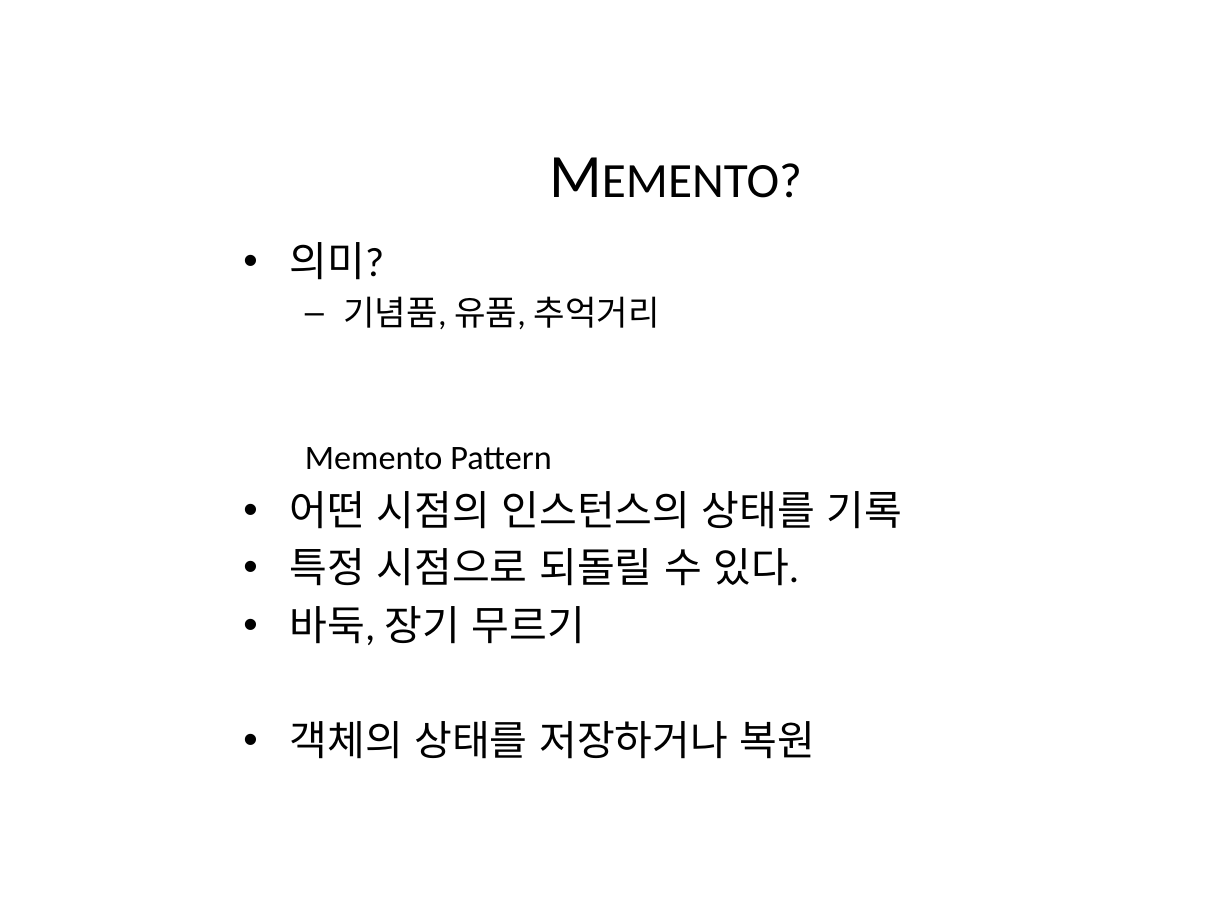
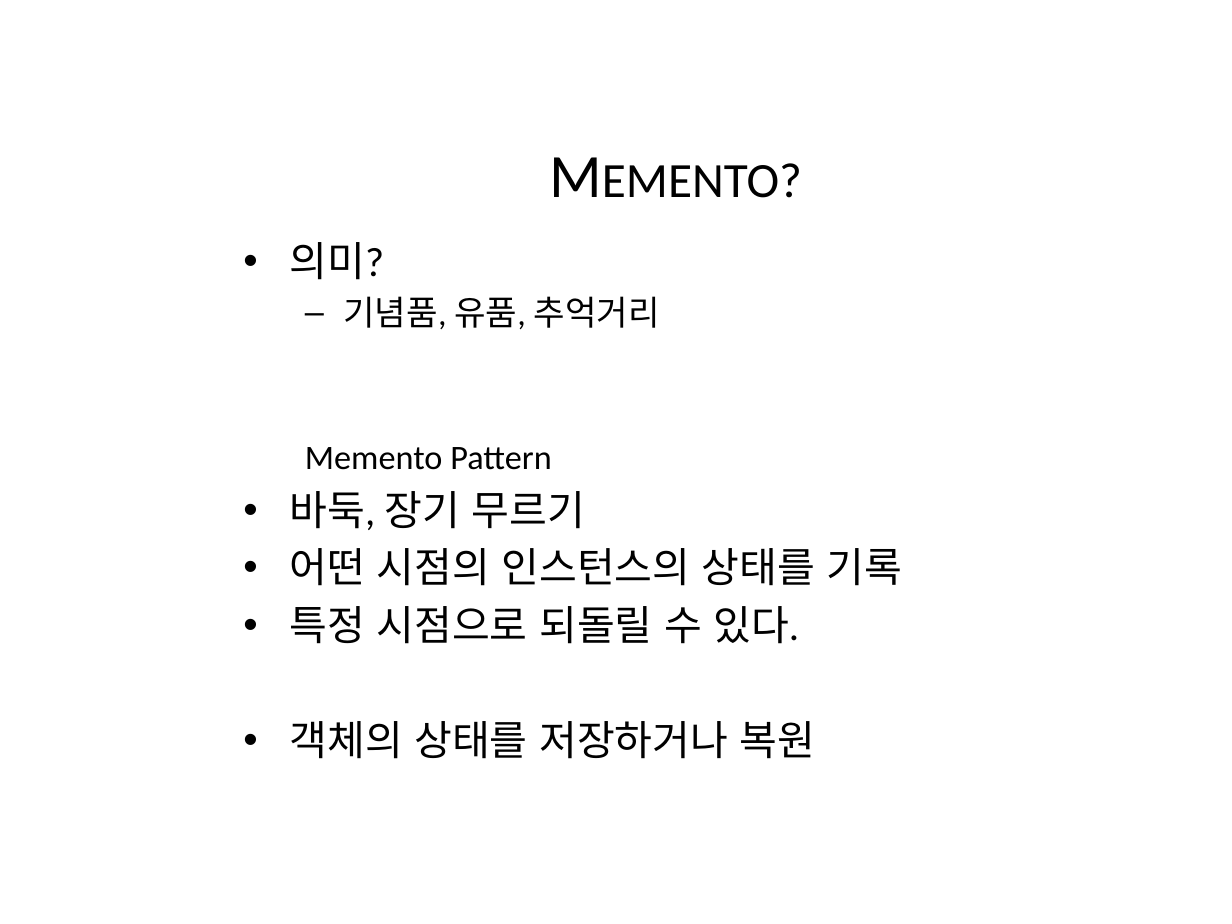
Before and after one commit to CppKorea/DesignPattern, a slide deck: slide 2 of 5th Sutdy/Memento/Memento.pptx. Drawn at 1232x924 pixels with LibreOffice and Linux fonts; fonts in the diff are those of the drawing; background and template pictures are left out. Boxes give left, top, right and bottom in pixels: in the first picture for what was removed or moved away, otherwise in the second. Text is boxed around its words. In the diff, an @@ line names an element or a change of style, - is before the commit and + after.

```diff
--- a/5th Sutdy/Memento/Memento.pptx
+++ b/5th Sutdy/Memento/Memento.pptx
@@ text at box(290, 491, 585, 530): paragraph added @@
+• 바둑, 장기 무르기
@@ text at box(290, 606, 585, 645): paragraph removed @@
-• 바둑, 장기 무르기
```
Also in this commit, not shown: 2 other slides changed, 1 slide added, 5 other files.
